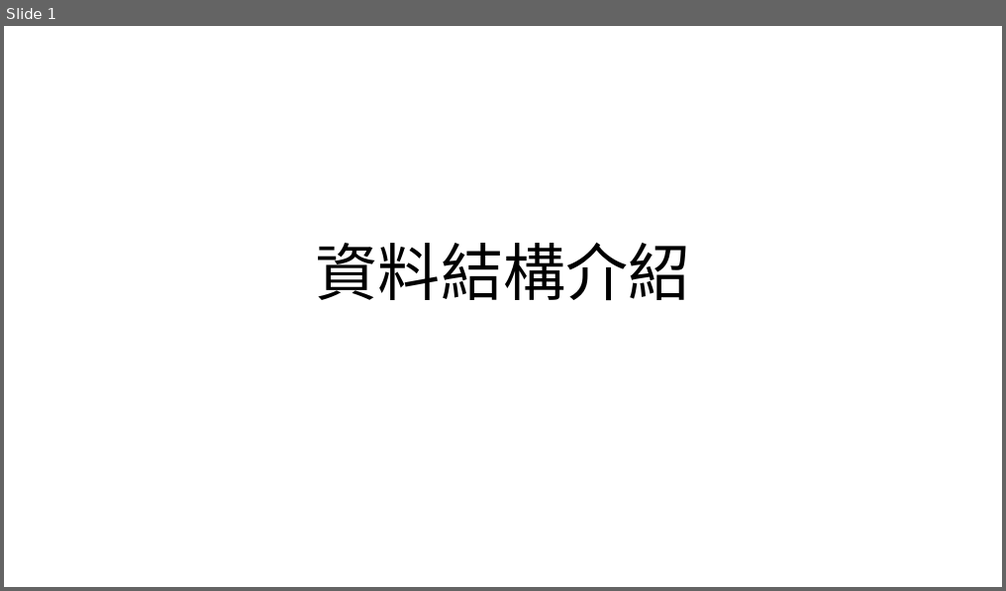
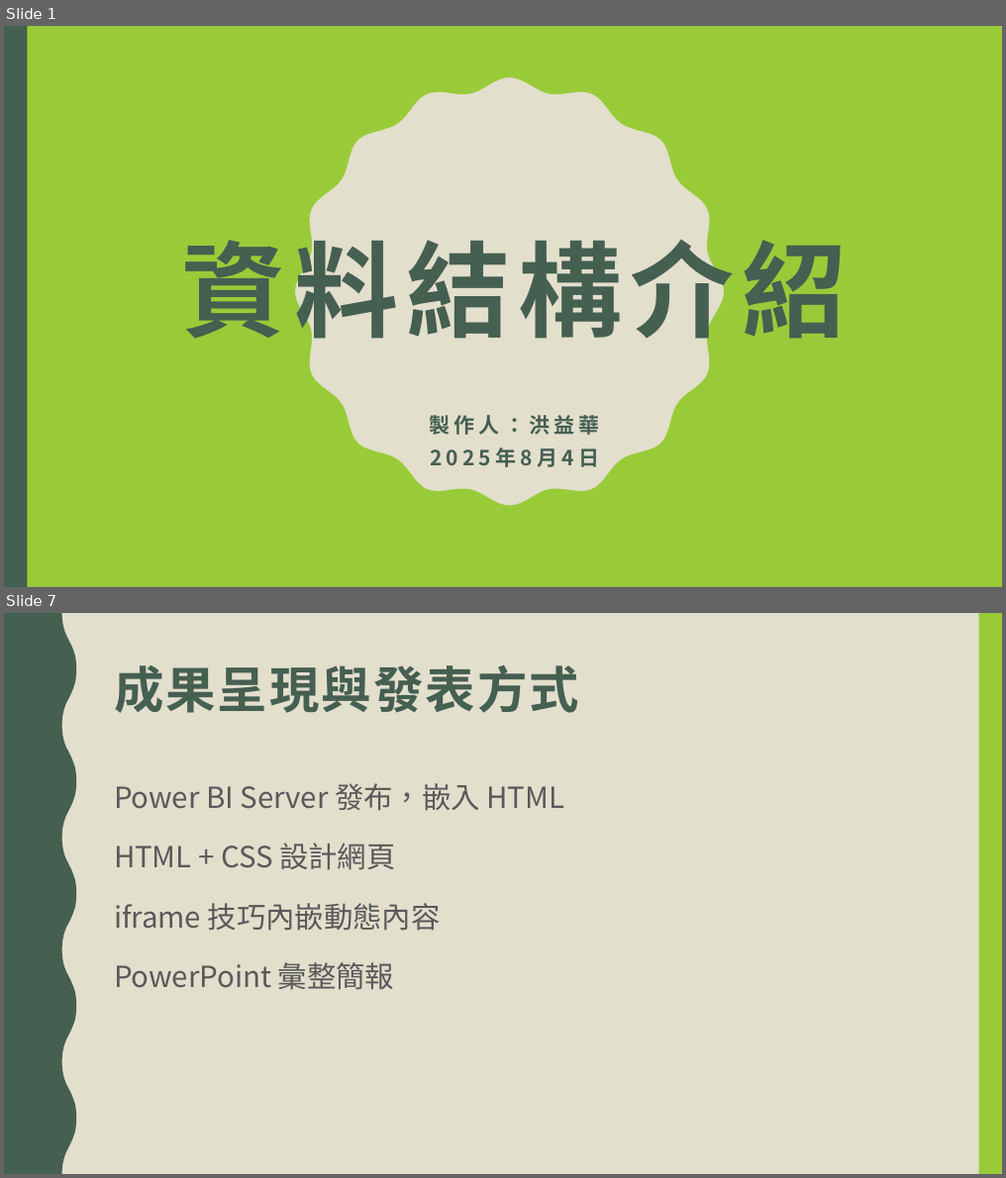
Before and after one commit to yihua0988/-2025-7-29-, a slide deck: ppt/資料結構介紹.pptx. Shown one above the other, each under a label of ours: slide 1 before the commit, slides 1 and 7 after it; the slides between them are not shown. The pictures are 1006x591 and 1006x1178 pixels, drawn with LibreOffice and Linux fonts; fonts in the diff are those of the drawing. Boxes give left, top, right and bottom in pixels: in the first picture for what was removed or moved away, otherwise in the second. Text is boxed around its words. In the diff, an @@ line names an element or a change of style, - is before the commit and + after.

```diff
--- a/ppt/資料結構介紹.pptx
+++ b/ppt/資料結構介紹.pptx
@@ slide 7 added at (x1=4, y1=613, x2=1002, y2=1174), background #E2DFCC @@
@@ freeform shape added at (x1=4, y1=613, x2=76, y2=1174), fill #455F51 @@
@@ rectangle added at (x1=979, y1=613, x2=1002, y2=1174), fill #99CB38 @@
@@ title added at (x1=114, y1=664, x2=579, y2=713), 48 pt, text #455F51, bold @@
+成果呈現與發表方式
@@ text added at (x1=114, y1=783, x2=564, y2=990), 28 pt, text #595959 @@
+Power BI Server 發布，嵌入 HTML
+HTML + CSS 設計網頁
+iframe 技巧內嵌動態內容
+PowerPoint 彙整簡報
@@ slide 1 changed as well @@
@@ background #FFFFFF to #99CB38 @@
@@ rectangle added at (x1=4, y1=26, x2=27, y2=587), fill #455F51 @@
@@ freeform shape added at (x1=295, y1=77, x2=724, y2=506), fill #E2DFCC @@
@@ title "資料結構介紹" moved from (x1=316, y1=243, x2=690, y2=301) to (x1=182, y1=224, x2=846, y2=355) @@
@@ title "資料結構介紹" at (x1=182, y1=224, x2=846, y2=355): size 60 to 100 pt, font Calibri to Noto Sans CJK SC, text colour #000000 to #455F51, letter spacing 0 to 8 pt, bold on; vertical alignment bottom to middle @@
@@ subtitle added at (x1=429, y1=415, x2=599, y2=468), 20 pt, text #455F51, bold @@
+製作人：洪益華
+2025年8月4日
```
Also in this commit, not shown: 11 other slides added, 19 slides removed, 5 other files.
